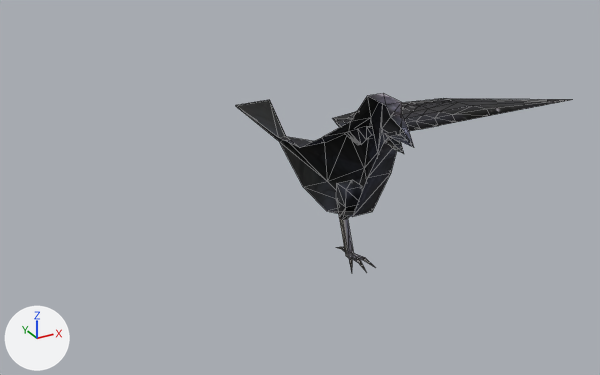
The glTF model tutorial/svraka/svraka.glb: old version first, new version second.
Before and after are seen from a 50 mm lens placed at (-5.46, -8.85, 5.7), pointed at (-0.19, 0.74, 0.91). Arrows for +X, +Y and +Z are at lower left; the lights stay in place. Mesh edges are drawn as thin lines. Vertices at the same position are counted once.
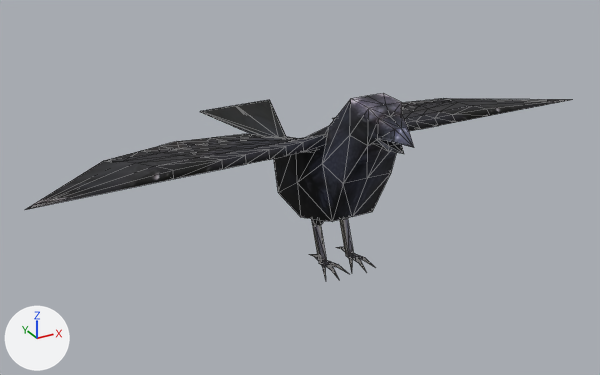
Patch to the scene script:
```diff
--- a/tutorial/svraka/svraka.glb.py
+++ b/tutorial/svraka/svraka.glb.py
@@ me_cube_001 @@
 # used by ob_cube; location = (0.0, 0.0, 0.0)
-me_cube_001.from_pydata(...)  # 166 vertices, 270 faces; spans x 0.0..4.11, y -1.64..3.31, z -0.01..2.63
+me_cube_001.from_pydata(...)  # 308 vertices, 540 faces; spans x -4.11..4.11, y -1.64..3.31, z -0.01..2.63
+# me_cube_001 part 1: the loose piece of 16 vertices spanning x 0.09..0.35, y -0.07..0.25, z 0.03..1.12 is copied, and the copy is mirrored in x about the mesh origin; it spans x -0.35..-0.09, y -0.07..0.25, z 0.03..1.12
+# me_cube_001 part 2: the loose piece of 9 vertices spanning x 0.2..0.25, y -0.44..-0.03, z -0.01..0.09 is copied, and the copy is mirrored in x about the mesh origin; it spans x -0.25..-0.2, y -0.44..-0.03, z -0.01..0.09
+# me_cube_001 part 3: the loose piece of 9 vertices spanning x 0.02..0.24, y -0.37..0.0, z -0.01..0.09 is copied, and the copy is mirrored in x about the mesh origin; it spans x -0.24..-0.02, y -0.37..0.0, z -0.01..0.09
+# me_cube_001 part 4: the loose piece of 65 vertices spanning x 0.28..4.11, y -0.29..1.56, z 1.61..2.05 is copied, and the copy is mirrored in x about the mesh origin; it spans x -4.11..-0.28, y -0.29..1.56, z 1.61..2.05
+# me_cube_001 part 5
+# 25 vertices are added at x -0.64..-0.09, y -1.37..3.31, z 0.68..2.63
+# 68 new faces join them
 me_cube_001.materials.append(mat_crow)
```

Boxes (x1, y1, x2, y2) around the edits, measured in the pictures (600 x 375 px):
'Cube', reshaped (63% wider)
    before: (236, 93, 569, 274)
    after: (25, 93, 569, 282)
part 1 of me_cube_001, added
    after: (311, 219, 327, 264)
part 2 of me_cube_001, added
    after: (323, 261, 339, 279)
part 3 of me_cube_001, added
    after: (325, 260, 347, 273)
part 4 of me_cube_001, added (black)
    after: (25, 134, 326, 210)
part 5 of me_cube_001, added (black)
    after: (200, 96, 414, 222)
